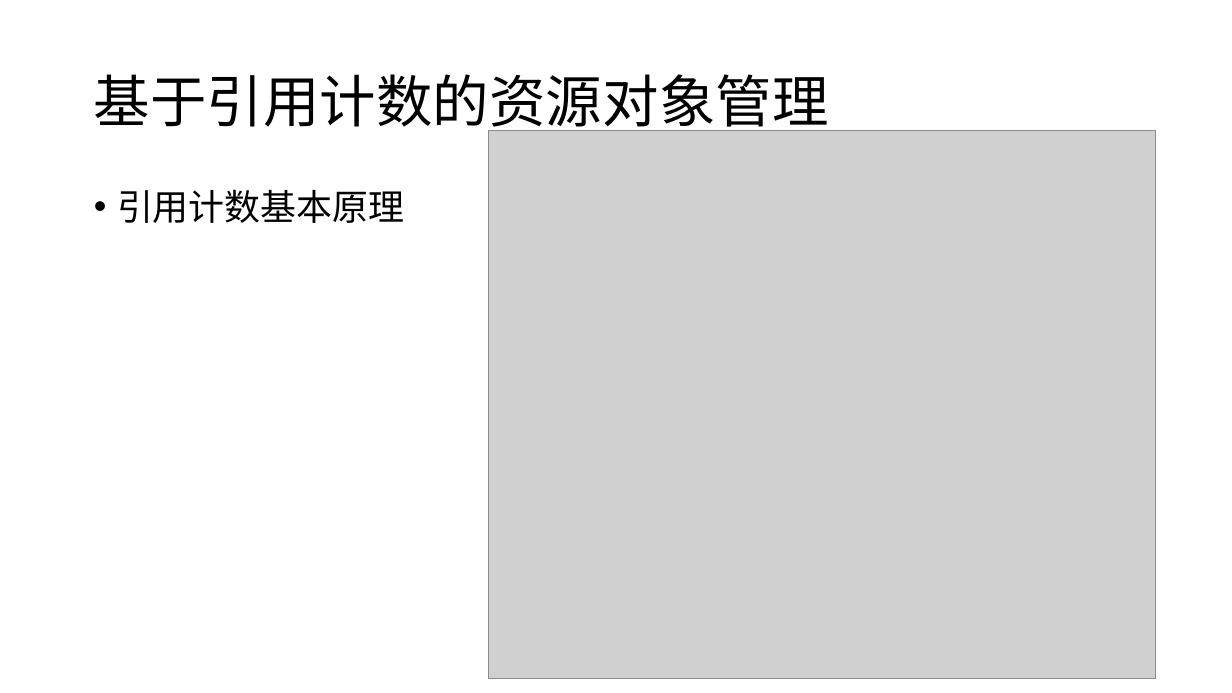
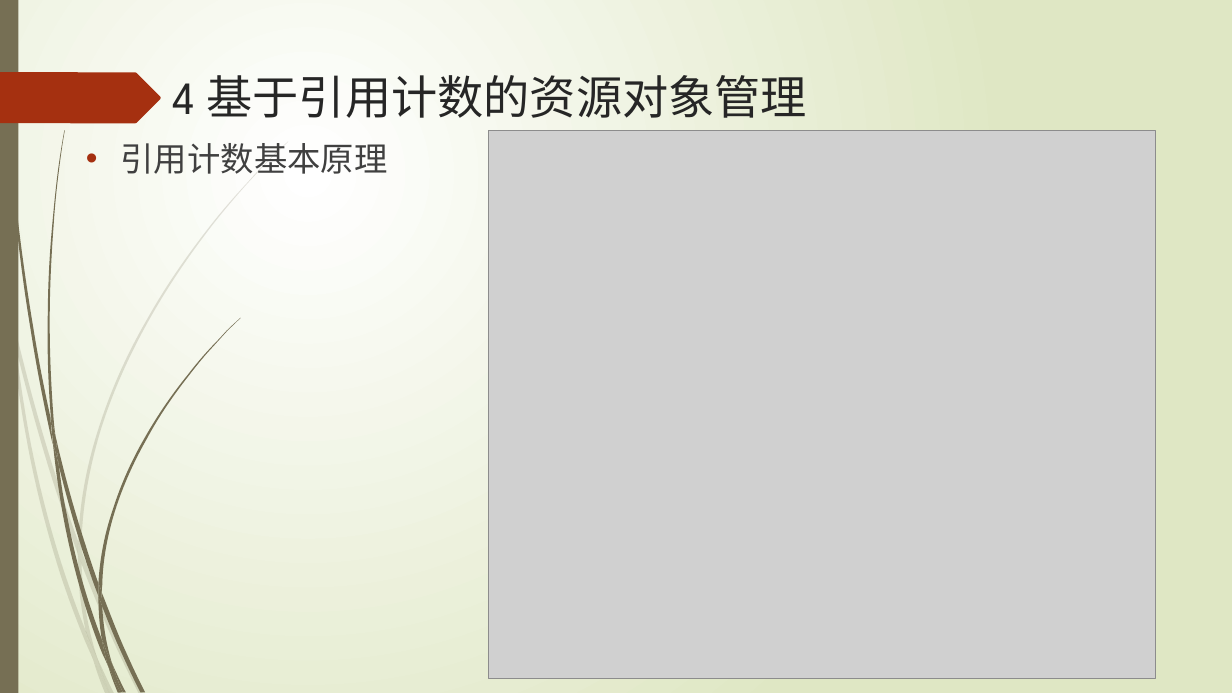
Before and after one commit to liuzhuocpp/liuzhuo_midterm_report, a slide deck: slide 22 of 刘卓中期报告.pptx (slide 14 before the commit). Drawn at 1232x693 pixels with LibreOffice and Linux fonts; fonts in the diff are those of the drawing; grey boxes stand for pictures. Boxes give left, top, right and bottom in pixels: in the first picture for what was removed or moved away, otherwise in the second. Text is boxed around its words. In the diff, an @@ line names an element or a change of style, - is before the commit and + after.

```diff
--- a/刘卓中期报告.pptx
+++ b/刘卓中期报告.pptx
@@ background #FFFFFF to gradient #FFFFFF to #DFE8C4 @@
@@ rectangle added at <box>0,0,18,693</box>, fill #766F54 @@
@@ freeform shape added at <box>0,72,161,123</box>, fill #A53010 @@
@@ title "4 基于引用计数的资源对象管理" at <box>173,75,808,118</box>: vertical alignment middle to top @@
@@ title at <box>173,75,808,118</box>: text changed; size 44 to 36 pt; font Calibri to League Spartan; text colour #000000 to #262626 @@
-基于引用计数的资源对象管理
+4 基于引用计数的资源对象管理
@@ text "引用计数基本原理": place and size @@
-text "引用计数基本原理" at <box>117,189,404,223</box>
+text "引用计数基本原理" at <box>120,143,387,174</box>
@@ text "引用计数基本原理" at <box>120,143,387,174</box>: size 28 to 26 pt, font Calibri to League Spartan, text colour #000000 to #404040; indent changed; line spacing 0.9 to 1 @@
@@ group added at <box>0,141,288,693</box>: 10 freeform shapes @@
@@ group added at <box>3,0,240,693</box>: 12 freeform shapes @@
```
Also in this commit, not shown: 16 other slides changed, 9 slides added.
